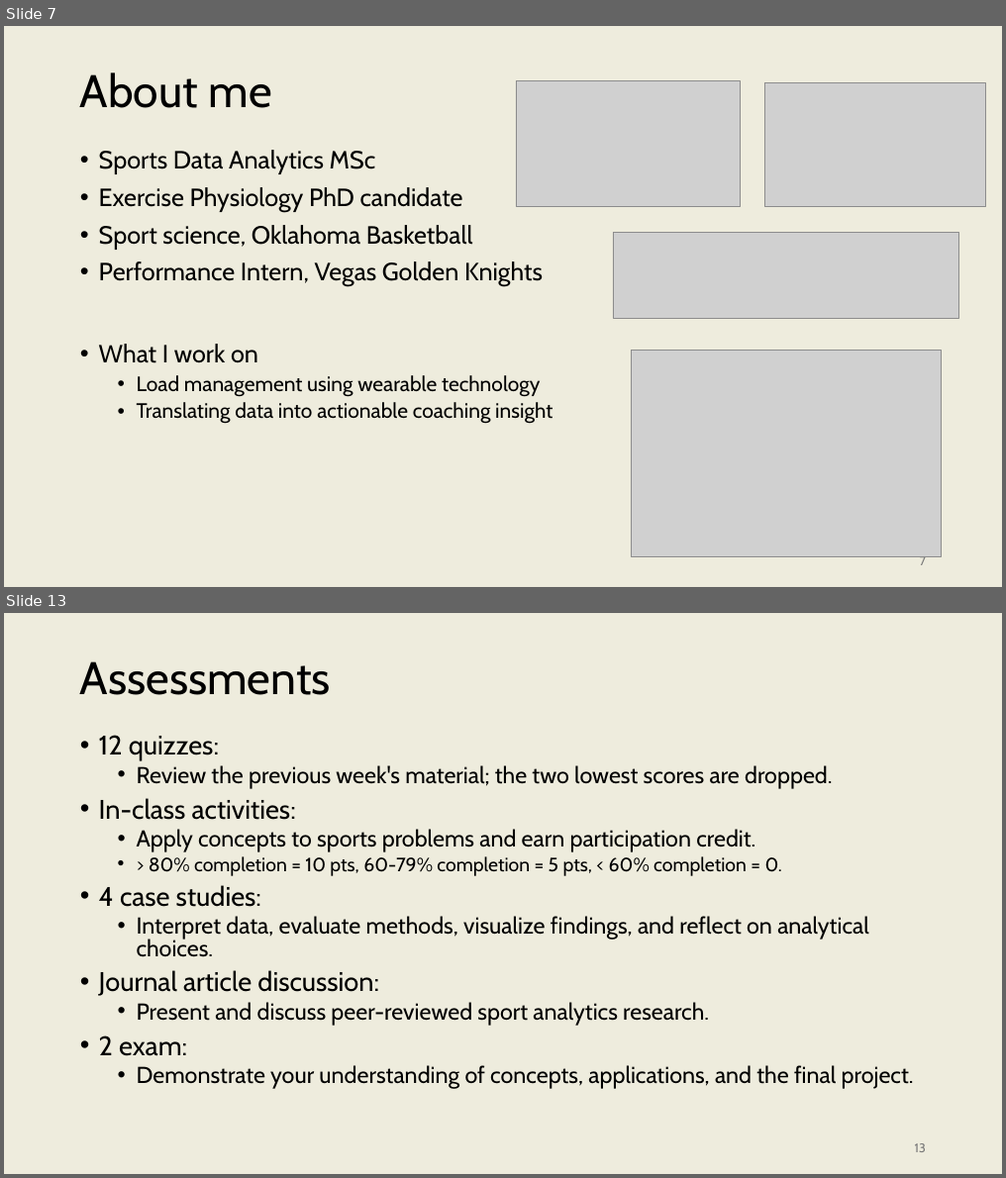
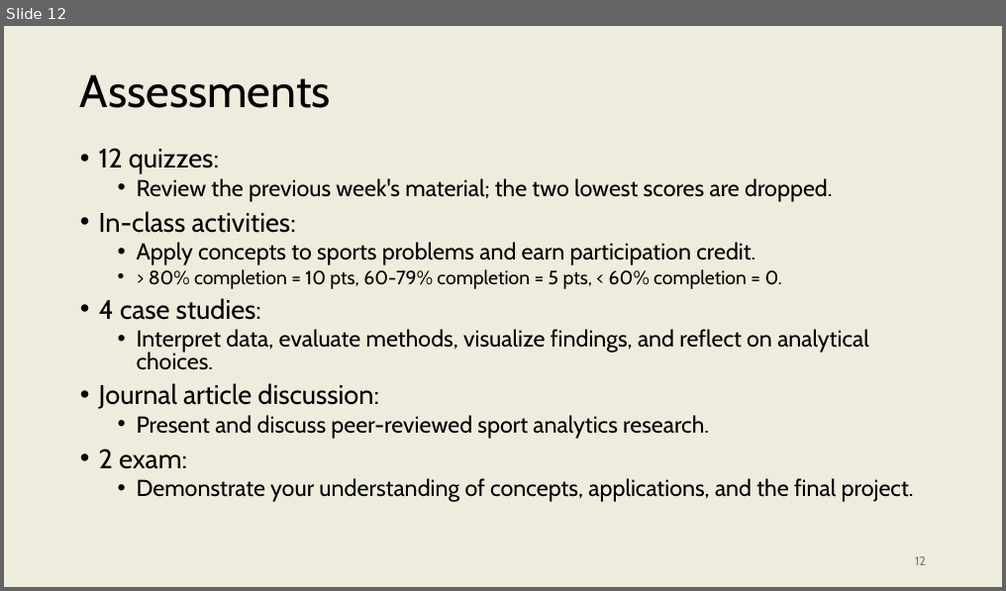
Before and after one commit to onishisaryu/HES-3000-Sports-Data-Analytics, a slide deck: pptx/Lecture0.pptx. Shown one above the other, each under a label of ours: slides 7 and 13 before the commit, slide 12 after it; the slides between them are not shown. The pictures are 1006x1178 and 1006x591 pixels, drawn with LibreOffice and Linux fonts; fonts in the diff are those of the drawing; grey boxes stand for pictures. Boxes give left, top, right and bottom in pixels: in the first picture for what was removed or moved away, otherwise in the second. Text is boxed around its words. In the diff, an @@ line names an element or a change of style, - is before the commit and + after.

```diff
--- a/pptx/Lecture0.pptx
+++ b/pptx/Lecture0.pptx
@@ slide 7 removed at box(4, 26, 1002, 587), background #EEECDD @@
@@ title removed at box(80, 73, 272, 108) @@
-About me
@@ picture removed at box(516, 81, 740, 207) @@
@@ picture removed at box(765, 82, 985, 207) @@
@@ text removed at box(99, 150, 543, 287) @@
-• Sports Data Analytics MSc
-• Exercise Physiology PhD candidate
-• Sport science, Oklahoma Basketball
-• Performance Intern, Vegas Golden Knights
@@ picture removed at box(613, 232, 959, 318) @@
@@ text removed at box(99, 344, 552, 424) @@
-• What I work on
-  • Load management using wearable technology
-  • Translating data into actionable coaching insight
@@ picture removed at box(632, 350, 942, 557) @@
@@ page number removed at box(920, 557, 926, 566) @@
-7
@@ what was slide 13 is now slide 12 @@
@@ page number at box(915, 557, 926, 566): text changed @@
-13
+12
```
Also in this commit, not shown: 9 slides changed, 5 slides added, 3 other slides removed.
